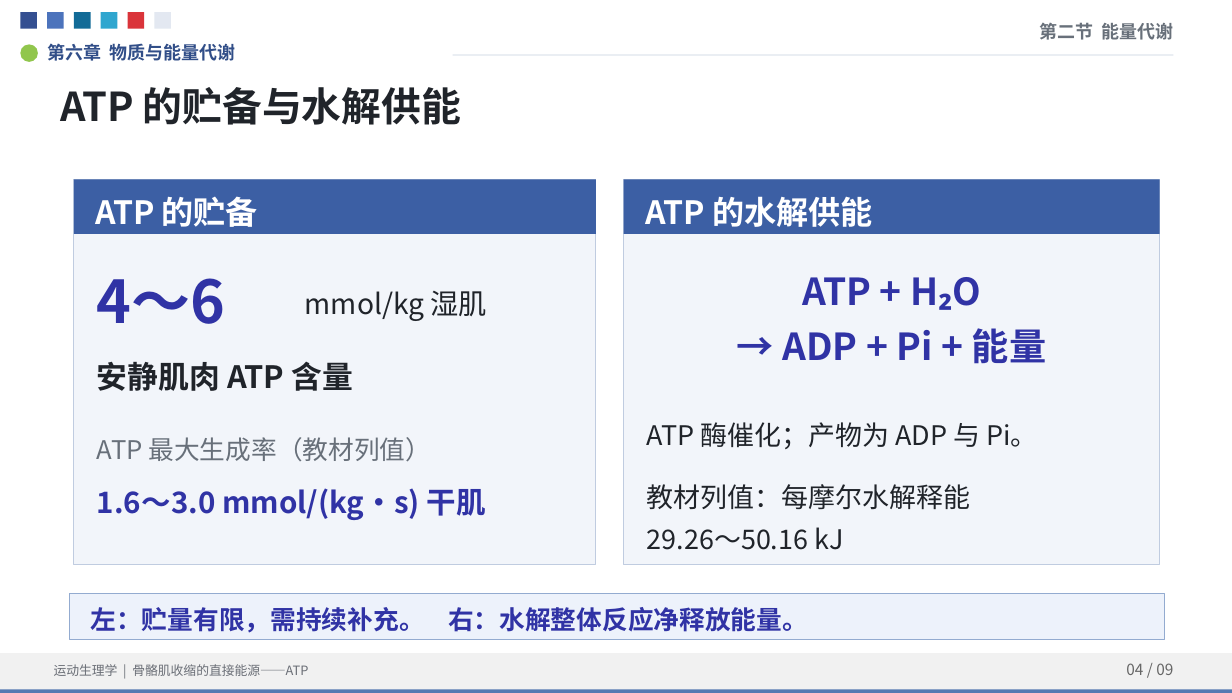
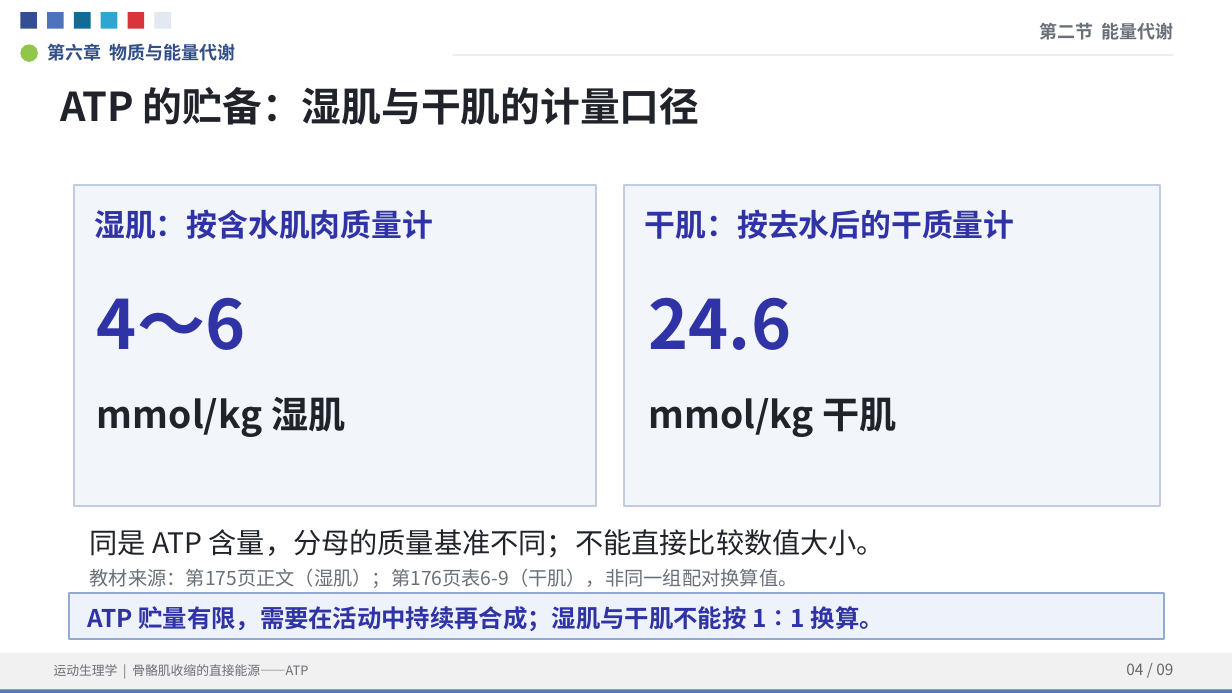
Before and after one commit to TaoXyjammy/ATPLecture, a slide deck: slide 4 of ATP_Lecture_Animated.pptx. Drawn at 1232x693 pixels with LibreOffice and Linux fonts; fonts in the diff are those of the drawing. Boxes give left, top, right and bottom in pixels: in the first picture for what was removed or moved away, otherwise in the second. Text is boxed around its words. In the diff, an @@ line names an element or a change of style, - is before the commit and + after.

```diff
--- a/ATP_Lecture_Animated.pptx
+++ b/ATP_Lecture_Animated.pptx
@@ text at bbox=[60, 87, 700, 125]: text changed @@
-ATP 的贮备与水解供能
+ATP 的贮备：湿肌与干肌的计量口径
@@ rectangle removed at bbox=[74, 179, 596, 234] @@
@@ rectangle removed at bbox=[624, 179, 1160, 234] @@
@@ rectangle at bbox=[74, 185, 596, 506]: outline #C0CCE0 0.75 pt to #C0CCE0 1.6 pt @@
@@ rectangle: place and size @@
-rectangle at bbox=[74, 179, 596, 565]
+rectangle at bbox=[74, 185, 596, 506]
@@ text added at bbox=[94, 209, 433, 239], 24 pt, text #3033A5, bold @@
+湿肌：按含水肌肉质量计
@@ text removed at bbox=[95, 196, 258, 227] @@
-ATP 的贮备
@@ rectangle: place and size @@
-rectangle at bbox=[624, 179, 1160, 565]
+rectangle at bbox=[624, 185, 1160, 506]
@@ rectangle at bbox=[624, 185, 1160, 506]: outline #C0CCE0 0.75 pt to #C0CCE0 1.6 pt @@
@@ text added at bbox=[645, 209, 1015, 239], 24 pt, text #3033A5, bold @@
+干肌：按去水后的干质量计
@@ text removed at bbox=[646, 196, 873, 227] @@
-ATP 的水解供能
@@ text "4～6": place and size @@
-text "4～6" at bbox=[97, 278, 226, 324]
+text "4～6" at bbox=[97, 297, 245, 350]
@@ text "4～6" at bbox=[97, 297, 245, 350]: size 46 to 53 pt; less space between paragraphs @@
@@ text added at bbox=[649, 297, 792, 350], 53 pt, text #3033A5, bold @@
+24.6
@@ text removed at bbox=[783, 277, 1046, 364] @@
-ATP + H₂O
-→ ADP + Pi + 能量
@@ text removed at bbox=[97, 362, 353, 391] @@
-安静肌肉 ATP 含量
@@ text "mmol/kg 湿肌": place and size @@
-text "mmol/kg 湿肌" at bbox=[305, 291, 487, 321]
+text "mmol/kg 湿肌" at bbox=[97, 397, 345, 437]
@@ text "mmol/kg 湿肌" at bbox=[97, 397, 345, 437]: size 22 to 29 pt, bold on; less space between paragraphs @@
@@ text at bbox=[649, 397, 897, 437]: text changed; size 23 to 29 pt; text colour #3033A5 to #20242A @@
-1.6～3.0 mmol/(kg·s) 干肌
+mmol/kg 干肌
@@ text removed at bbox=[97, 437, 431, 461] @@
-ATP 最大生成率（教材列值）
@@ text removed at bbox=[647, 422, 1037, 449] @@
-ATP 酶催化；产物为 ADP 与 Pi。
@@ text removed at bbox=[647, 484, 970, 550] @@
-教材列值：每摩尔水解释能
-29.26～50.16 kJ
@@ text added at bbox=[90, 529, 885, 558], 22 pt, text #20242A @@
+同是 ATP 含量，分母的质量基准不同；不能直接比较数值大小。
@@ text added at bbox=[90, 568, 798, 588], 15 pt, text #68707A @@
+教材来源：第175页正文（湿肌）；第176页表6-9（干肌），非同一组配对换算值。
@@ rectangle at bbox=[69, 593, 1165, 640]: outline #93ABD0 0.75 pt to #93ABD0 1.6 pt @@
@@ text at bbox=[88, 606, 884, 631]: text changed; size 20 to 19 pt @@
-左：贮量有限，需持续补充。 右：水解整体反应净释放能量。
+ATP 贮量有限，需要在活动中持续再合成；湿肌与干肌不能按 1∶1 换算。
```
Also in this commit, not shown: 3 other slides changed, 7 other files.
